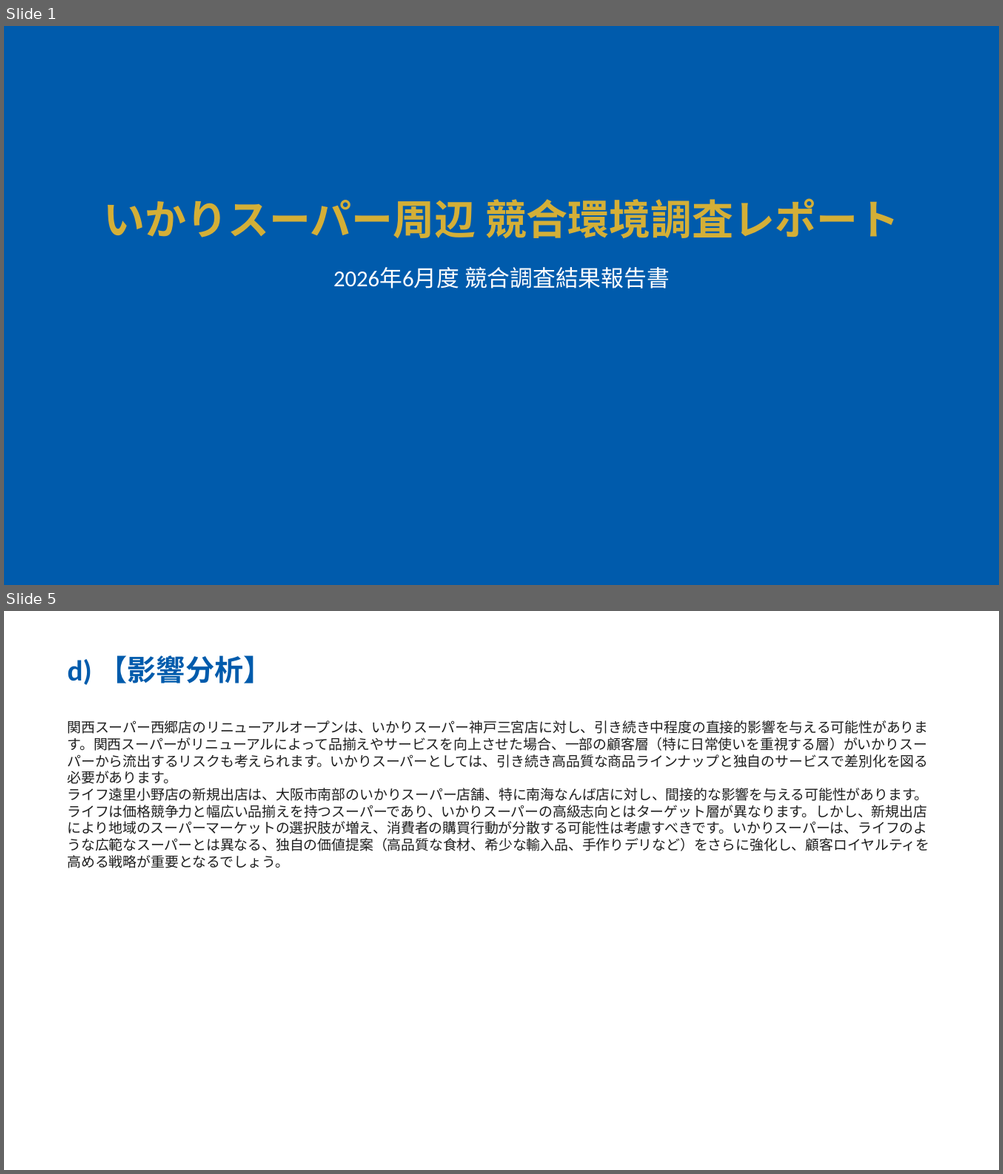
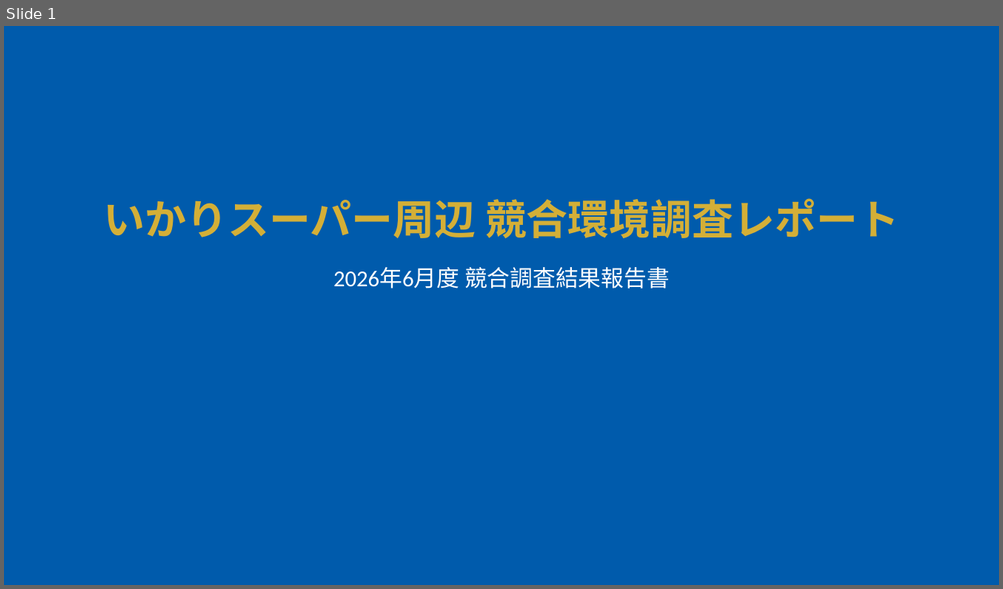
Before and after one commit to yutatbgt-bit/Competitive-research, a slide deck: report/2026_06_28_competitive_report_no_limit.pptx. Shown one above the other, each under a label of ours: slides 1 and 5 before the commit, slide 1 after it; the slides between them are not shown. The pictures are 1003x1174 and 1003x589 pixels, drawn with LibreOffice and Linux fonts; fonts in the diff are those of the drawing. Boxes give left, top, right and bottom in pixels: in the first picture for what was removed or moved away, otherwise in the second. Text is boxed around its words. In the diff, an @@ line names an element or a change of style, - is before the commit and + after.

```diff
--- a/report/2026_06_28_competitive_report_no_limit.pptx
+++ b/report/2026_06_28_competitive_report_no_limit.pptx
@@ slide 5 removed at <box>4,611,999,1170</box>, background #FFFFFF @@
@@ text removed at <box>68,655,273,685</box> @@
-d) 【影響分析】
@@ text removed at <box>68,721,930,869</box> @@
-関西スーパー西郷店のリニューアルオープンは、いかりスーパー神戸三宮店に対し、引き続き中程度の直接的影響を与える可能性があります。関西スーパーがリニューアルによって品揃えやサービスを向上させた場合、一部の顧客層（特に日常使いを重視する層）がいかりスーパーから流出するリスクも考えられます。いかりスーパーとしては、引き続き高品質な商品ラインナップと独自のサービスで差別化を図る必要があります。
-ライフ遠里小野店の新規出店は、大阪市南部のいかりスーパー店舗、特に南海なんば店に対し、間接的な影響を与える可能性があります。ライフは価格競争力と幅広い品揃えを持つスーパーであり、いかりスーパーの高級志向とはターゲット層が異なります。しかし、新規出店により地域のスーパーマーケットの選択肢が増え、消費者の購買行動が分散する可能性は考慮すべきです。いかりスーパーは、ライフのような広範なスーパーとは異なる、独自の価値提案（高品質な食材、希少な輸入品、手作りデリなど）をさらに強化し、顧客ロイヤルティを高める戦略が重要となるでしょう。
```
Also in this commit, not shown: 1 slide added, 5 other slides removed, 4 other files.
